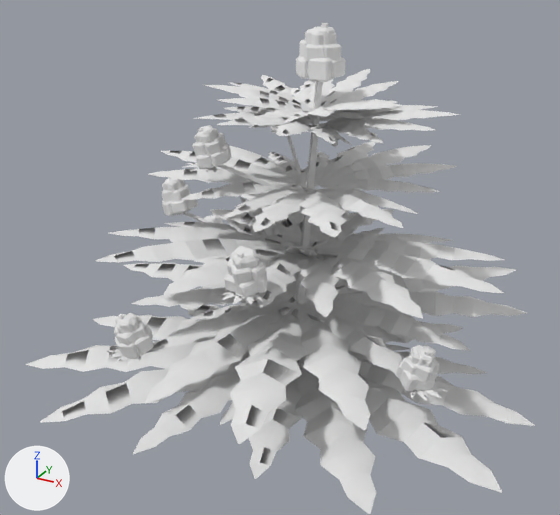
Two versions of the OBJ model src/main/resources/assets/stonedew/models/block/plants/plant_2_1_1.obj, one commit apart.
One viewpoint serves both versions: a 50 mm lens placed at (1.219, -1.868, 1.006), pointed at (0.47, -0.505, 0.324). Arrows for +X, +Y and +Z are at lower left; the lights stay in place. The first picture is the older version. Where no turn or scale is listed for an object, it has been applied to the vertices.

Names of what the first picture shows: 'model'.
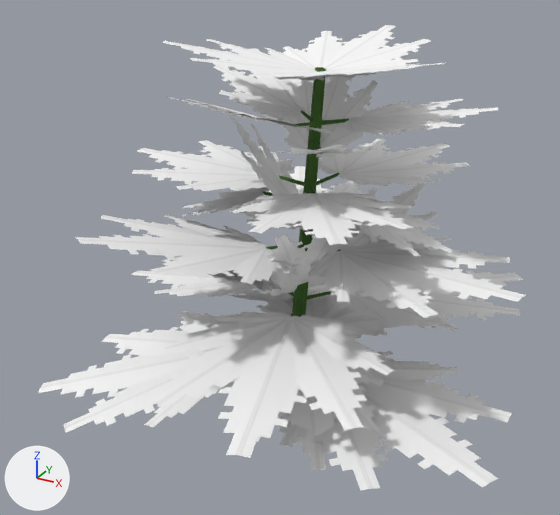
Changed parts and their boxes [x1, y1, x2, y2] in the pictures (560 x 515 px; the box of a moved part takes in the faces that stretch with it):
'model', surface changed, reshaped
    before: [26, 23, 535, 514]
    after: [38, 25, 525, 491]
part 1 of me_model, moved or reshaped (not visible before)
    after: [294, 122, 314, 127]
part 2 of me_model, rebuilt (15% wider, 14% shorter)
    before: [324, 105, 459, 147]
    after: [342, 99, 498, 135]
part 3 of me_model, rebuilt
    before: [220, 344, 535, 514]
    after: [279, 351, 512, 491]
part 4 of me_model, rebuilt (mostly hidden before)
    before: [241, 288, 463, 344]
    after: [256, 284, 414, 338]
part 5 of me_model, rebuilt
    before: [123, 239, 306, 320]
    after: [131, 256, 258, 297]
part 6 of me_model, rebuilt (17% shorter)
    before: [96, 222, 308, 308]
    after: [75, 214, 292, 285]
part 7 of me_model, rebuilt
    before: [286, 233, 504, 319]
    after: [308, 235, 525, 318]
part 8 of me_model, rebuilt (28% shorter)
    before: [301, 142, 457, 208]
    after: [318, 139, 470, 186]
part 9 of me_model, rebuilt
    before: [225, 75, 336, 128]
    after: [213, 48, 314, 117]
part 10 of me_model, rebuilt (6% wider, 12% taller)
    before: [196, 113, 351, 145]
    after: [168, 97, 333, 133]
part 11 of me_model, rebuilt
    before: [26, 304, 250, 454]
    after: [38, 311, 238, 433]
part 12 of me_model, rebuilt
    before: [145, 302, 404, 444]
    after: [151, 312, 395, 458]
part 13 of me_model, rebuilt
    before: [305, 258, 527, 351]
    after: [349, 271, 523, 331]
part 14 of me_model, rebuilt
    before: [211, 182, 394, 242]
    after: [232, 166, 363, 229]
part 15 of me_model, rebuilt (24% shorter)
    before: [149, 146, 308, 213]
    after: [132, 140, 295, 191]
part 16 of me_model, rebuilt (7% narrower, 6% taller)
    before: [221, 188, 418, 237]
    after: [229, 193, 413, 245]
part 17 of me_model, deleted
    before: [103, 23, 448, 401]
part 18 of me_model, reshaped
    before: [206, 69, 405, 257]
    after: [157, 25, 453, 470]

The change, as a diff of the scene's bpy script:
```diff
--- a/src/main/resources/assets/stonedew/models/block/plants/plant_2_1_1.obj.py
+++ b/src/main/resources/assets/stonedew/models/block/plants/plant_2_1_1.obj.py
@@ mat_stem @@
 mat_stem = principled_material('stem')
-mat_stem.base_color = (0.8, 0.8, 0.8)  # white #e7e7e7
+mat_stem.texture = img_plant_stem
 mat_stem.roughness = 1.0
@@ mat_leaf_old @@
 mat_leaf_old = principled_material('leaf_old')
-mat_leaf_old.base_color = (0.8, 0.8, 0.8)  # white #e7e7e7
+mat_leaf_old.texture = img_leaf_surface
 mat_leaf_old.roughness = 1.0
@@ mat_leaf_old_shade @@
 mat_leaf_old_shade = principled_material('leaf_old_shade')
-mat_leaf_old_shade.base_color = (0.8, 0.8, 0.8)  # white #e7e7e7
+mat_leaf_old_shade.texture = img_leaf_surface
 mat_leaf_old_shade.roughness = 1.0
@@ mat_leaf @@
 mat_leaf = principled_material('leaf')
-mat_leaf.base_color = (0.8, 0.8, 0.8)  # white #e7e7e7
+mat_leaf.texture = img_leaf_surface
 mat_leaf.roughness = 1.0
@@ mat_leaf_shade @@
 mat_leaf_shade = principled_material('leaf_shade')
-mat_leaf_shade.base_color = (0.8, 0.8, 0.8)  # white #e7e7e7
+mat_leaf_shade.texture = img_leaf_surface
 mat_leaf_shade.roughness = 1.0
@@ me_model @@
-me_model.from_pydata(...)  # 10039 vertices, 7612 faces; spans x -0.064..1.048, y -1.008..0.115, z -0.001..0.82
+me_model.from_pydata(...)  # 11094 vertices, 4446 faces; spans x -0.037..1.029, y -1.022..0.1, z -0.014..0.783
+# me_model part 1: the loose piece of 8 vertices spanning x 0.527..0.547, y -0.488..-0.471, z 0.586..0.715 is multiplied about its middle by the matrix ((0.349, -0.422, -0.101), (-0.033, 0.104, -0.546), (0.433, 0.348, 0.04)), then moved by (-0.006, -0.035, -0.023)
+# me_model part 2: the loose piece of 267 vertices spanning x 0.542..0.808, y -0.579..-0.299, z 0.611..0.66 is rebuilt with 376 vertices and now spans x 0.577..0.877, y -0.57..-0.28, z 0.63..0.671
+# me_model part 3: the loose piece of 267 vertices spanning x 0.466..1.048, y -0.908..-0.303, z 0.061..0.138 is rebuilt with 376 vertices and now spans x 0.547..1.029, y -0.873..-0.402, z 0.097..0.108
+# me_model part 4: the loose piece of 267 vertices spanning x 0.166..0.801, y -0.486..0.115, z 0.059..0.138 is rebuilt with 376 vertices and now spans x 0.239..0.733, y -0.404..0.1, z 0.094..0.105
+# me_model part 5: the loose piece of 267 vertices spanning x 0.016..0.532, y -0.679..-0.142, z 0.194..0.256 is rebuilt with 376 vertices and now spans x 0.01..0.462, y -0.61..-0.17, z 0.178..0.238
+# me_model part 6: the loose piece of 267 vertices spanning x 0.178..0.648, y -0.897..-0.443, z 0.34..0.424 is rebuilt with 376 vertices and now spans x 0.171..0.579, y -0.905..-0.509, z 0.364..0.466
+# me_model part 7: the loose piece of 267 vertices spanning x 0.526..0.968, y -0.761..-0.301, z 0.336..0.403 is rebuilt with 376 vertices and now spans x 0.588..1.003, y -0.73..-0.333, z 0.365..0.387
+# me_model part 8: the loose piece of 267 vertices spanning x 0.408..0.777, y -0.494..-0.142, z 0.473..0.528 is rebuilt with 376 vertices and now spans x 0.447..0.795, y -0.447..-0.089, z 0.497..0.509
+# me_model part 9: the loose piece of 267 vertices spanning x 0.289..0.568, y -0.541..-0.256, z 0.613..0.674 is rebuilt with 376 vertices and now spans x 0.247..0.534, y -0.508..-0.216, z 0.628..0.724
+# me_model part 10: the loose piece of 267 vertices spanning x 0.365..0.657, y -0.763..-0.491, z 0.613..0.677 is rebuilt with 376 vertices and now spans x 0.355..0.661, y -0.833..-0.531, z 0.628..0.733
+# me_model part 11: the loose piece of 267 vertices spanning x -0.064..0.554, y -0.94..-0.3, z 0.051..0.116 is rebuilt with 376 vertices and now spans x -0.037..0.465, y -0.906..-0.404, z -0.014..0.107
+# me_model part 12: the loose piece of 267 vertices spanning x 0.313..0.859, y -1.008..-0.483, z 0.196..0.265 is rebuilt with 376 vertices and now spans x 0.373..0.822, y -1.022..-0.554, z 0.216..0.237
+# me_model part 13: the loose piece of 267 vertices spanning x 0.413..0.971, y -0.597..-0.038, z 0.196..0.265 is rebuilt with 376 vertices and now spans x 0.496..0.958, y -0.514..-0.051, z 0.214..0.237
+# me_model part 14: the loose piece of 267 vertices spanning x 0.211..0.65, y -0.518..-0.096, z 0.338..0.403 is rebuilt with 376 vertices and now spans x 0.213..0.584, y -0.46..-0.085, z 0.366..0.397
+# me_model part 15: the loose piece of 267 vertices spanning x 0.153..0.512, y -0.681..-0.296, z 0.473..0.53 is rebuilt with 376 vertices and now spans x 0.096..0.461, y -0.669..-0.309, z 0.498..0.515
+# me_model part 16: the loose piece of 267 vertices spanning x 0.433..0.803, y -0.81..-0.452, z 0.474..0.532 is rebuilt with 376 vertices and now spans x 0.483..0.826, y -0.835..-0.5, z 0.498..0.531
+# me_model part 17: 189 loose pieces with 4404 vertices, spanning x 0.129..0.912, y -0.896..-0.148, z -0.001..0.82, are deleted
+# me_model part 18: 1622 vertices removed from x 0.33..0.744, y -0.658..-0.252, z 0.306..0.699; 5446 vertices added at x 0.218..0.836, y -0.835..-0.154, z -0.001..0.783
 me_model.materials.append(mat_stem)
@@ me_model @@
 me_model.materials.append(mat_leaf_shade)
-me_model.materials.append(mat_bud_dark)  # white #e7e7e7
-me_model.materials.append(mat_bud)  # white #e7e7e7
-me_model.materials.append(mat_bud_light)  # white #e7e7e7
-me_model.materials.append(mat_hair)  # white #e7e7e7
```
